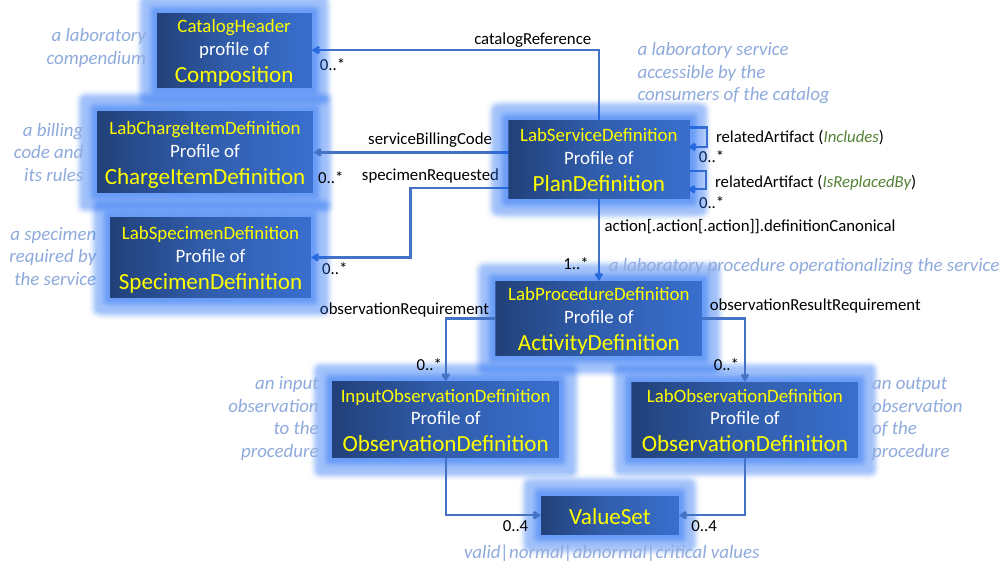
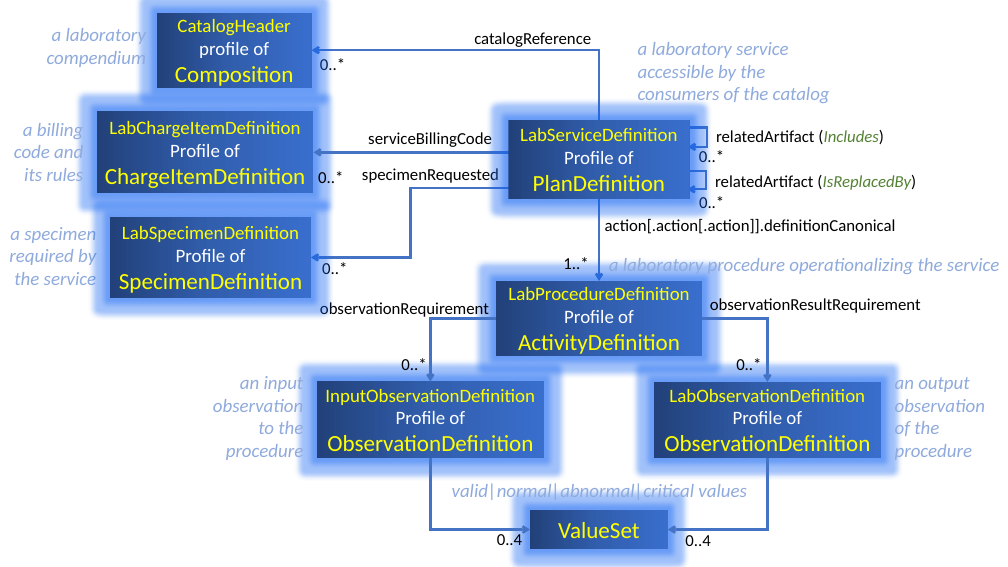
Before and after one commit to HL7/fhir-order-catalog, a slide deck: slide 1 of input/images-source/LabCompendium.pptx. Drawn at 1008x567 pixels with LibreOffice and Linux fonts; fonts in the diff are those of the drawing. Boxes give left, top, right and bottom in pixels: in the first picture for what was removed or moved away, otherwise in the second. Text is boxed around its words. In the diff, an @@ line names an element or a change of style, - is before the commit and + after.

```diff
--- a/input/images-source/LabCompendium.pptx
+++ b/input/images-source/LabCompendium.pptx
@@ elbow arrow moved from (495, 318) - (446, 382) to (496, 318) - (430, 382) @@
@@ elbow arrow moved from (702, 318) - (745, 382) to (702, 318) - (768, 382) @@
@@ 2 texts, 1 rectangle: place and size @@
-2 texts, 1 rectangle at bbox=[631, 356, 962, 463]
+2 texts, 1 rectangle at bbox=[654, 356, 985, 463]
@@ 2 texts, 1 rectangle: place and size @@
-2 texts, 1 rectangle at bbox=[228, 356, 560, 463]
+2 texts, 1 rectangle at bbox=[213, 356, 544, 463]
@@ elbow arrow moved from (446, 458) - (541, 516) to (430, 458) - (530, 529) @@
@@ text "valid|normal|abnormal|critical values": place and size @@
-text "valid|normal|abnormal|critical values" at bbox=[464, 543, 760, 561]
+text "valid|normal|abnormal|critical values" at bbox=[452, 484, 747, 502]
@@ elbow arrow moved from (745, 458) - (679, 516) to (768, 458) - (668, 529) @@
@@ text "0..4": place and size @@
-text "0..4" at bbox=[503, 518, 528, 536]
+text "0..4" at bbox=[497, 532, 522, 550]
@@ rectangle "ValueSet": place and size @@
-rectangle "ValueSet" at bbox=[541, 496, 679, 535]
+rectangle "ValueSet" at bbox=[530, 510, 668, 549]
@@ text "0..4" rewrapped from bbox=[691, 518, 716, 536] to bbox=[685, 535, 710, 546] @@
```
Also in this commit, not shown: 3 other files.
